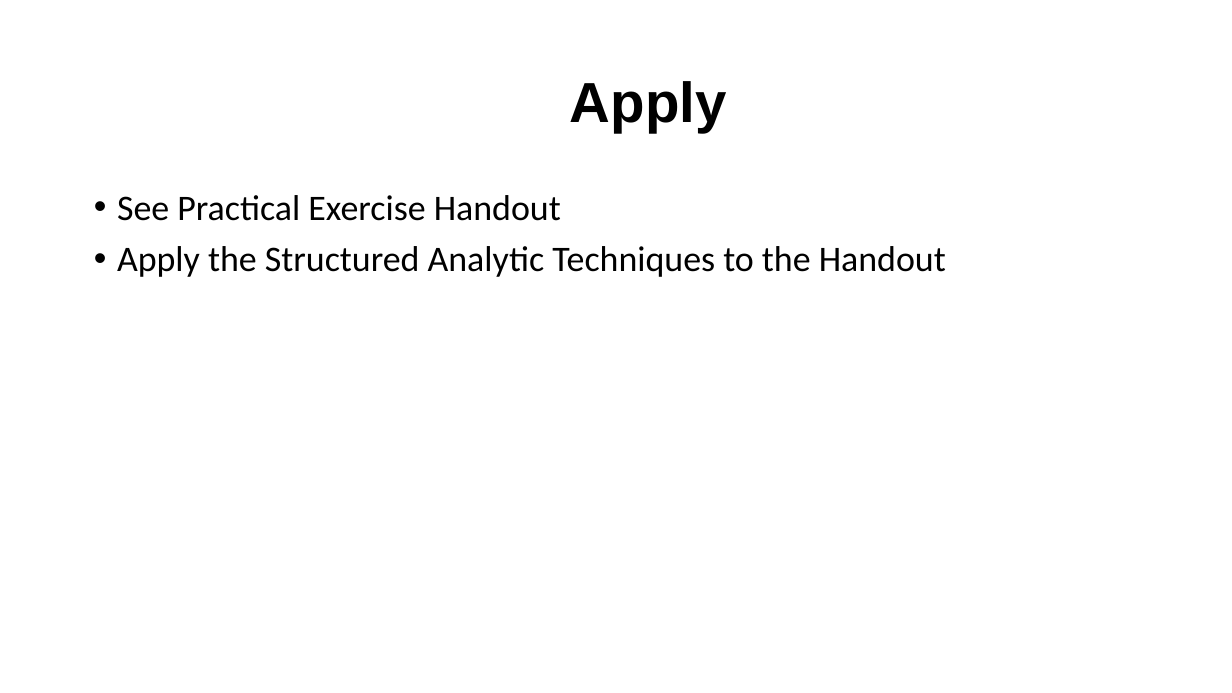
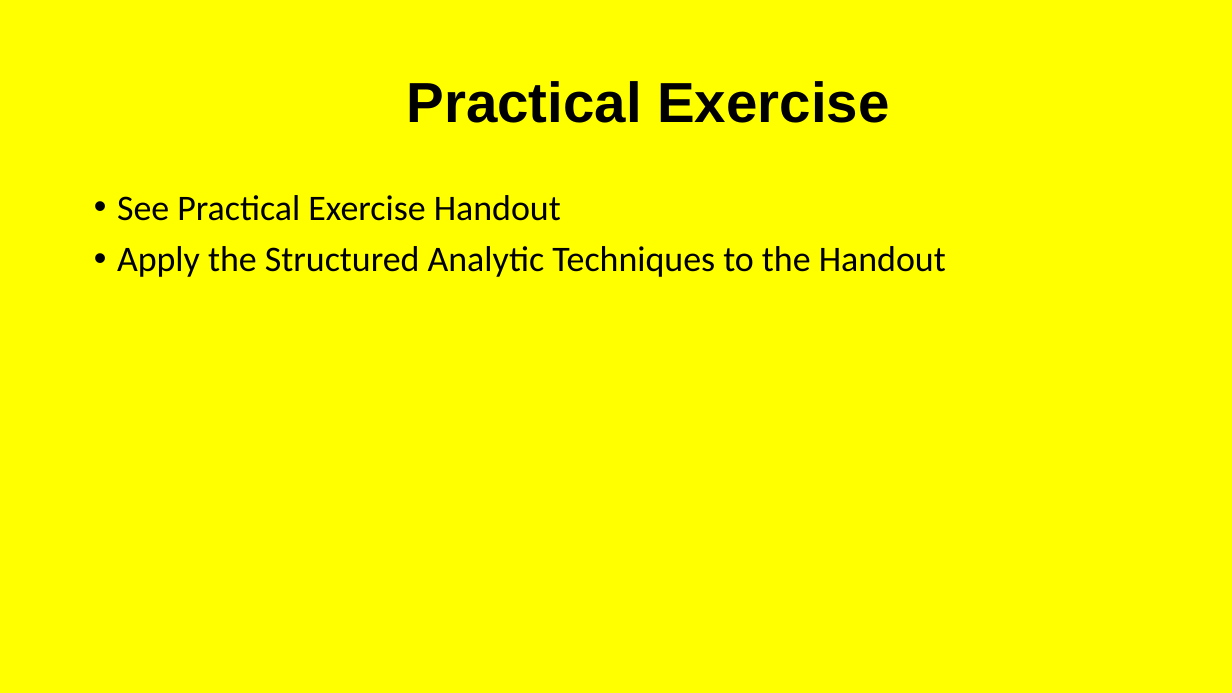
Before and after one commit to irregularchat/Counter_Malign_Information_Training, a slide deck: slide 40 of Counter_Malign_Information/4-Implement-For_Instructors/Lesson_Plans/Lesson_05-Identify_Malign_Information/Audio_Visual-Identify_Misinformation/Instructor-Lesson_Slide-Identify_Misinformation.pptx (slide 19 before the commit). Drawn at 1232x693 pixels with LibreOffice and Linux fonts; fonts in the diff are those of the drawing. Boxes give left, top, right and bottom in pixels: in the first picture for what was removed or moved away, otherwise in the second. Text is boxed around its words. In the diff, an @@ line names an element or a change of style, - is before the commit and + after.

```diff
--- a/Counter_Malign_Information/4-Implement-For_Instructors/Lesson_Plans/Lesson_05-Identify_Malign_Information/Audio_Visual-Identify_Misinformation/Instructor-Lesson_Slide-Identify_Misinformation.pptx
+++ b/Counter_Malign_Information/4-Implement-For_Instructors/Lesson_Plans/Lesson_05-Identify_Malign_Information/Audio_Visual-Identify_Misinformation/Instructor-Lesson_Slide-Identify_Misinformation.pptx
@@ background #FFFFFF to #FFFF00 @@
@@ title at bbox=[406, 81, 889, 123]: text changed @@
-Apply
+Practical Exercise
```
Also in this commit, not shown: 16 other slides changed, 27 slides added, 1 slide removed, 3 other files.
